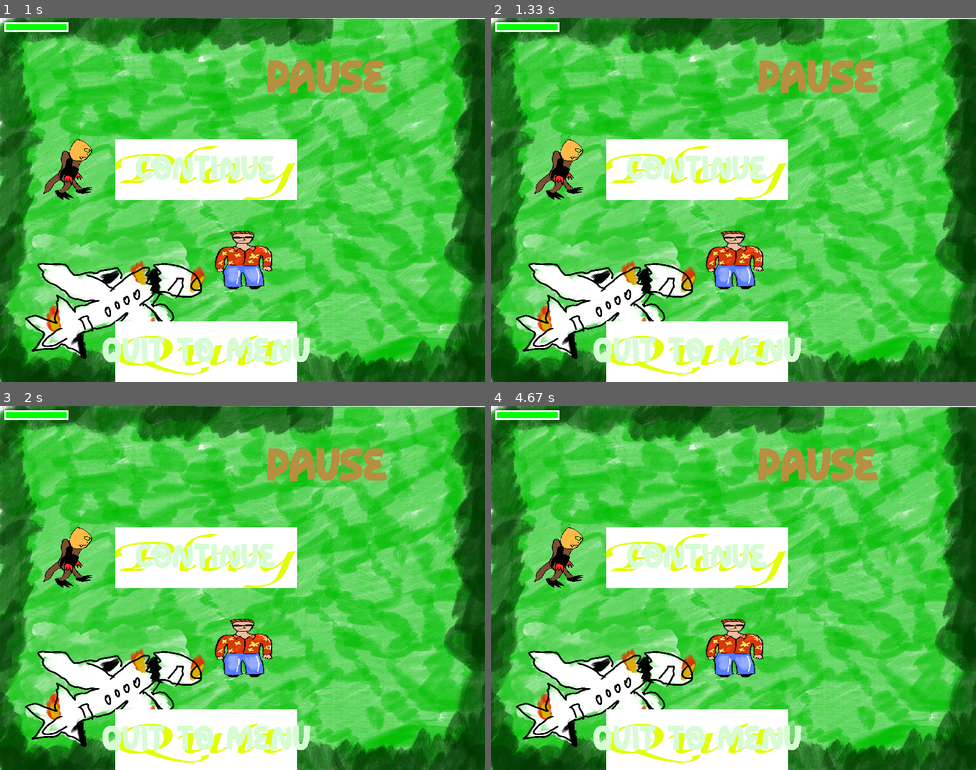
Above: before the commit, frames 1-4 (two rows, left to right).
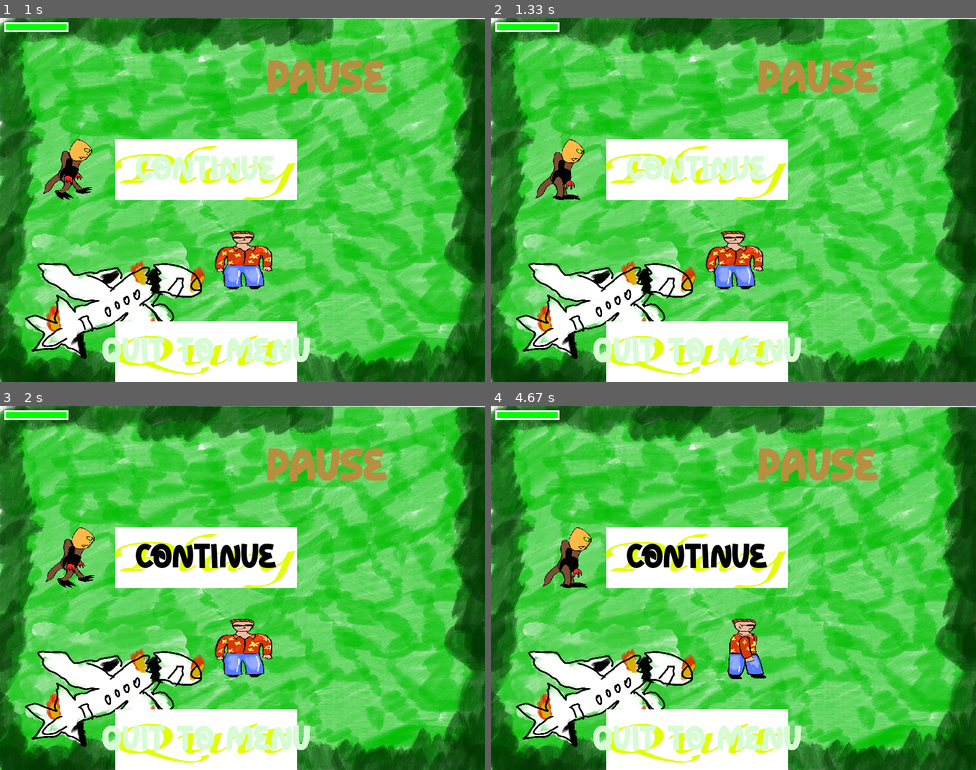
Above: after the commit, the same moments.

Repository: sartep1996/Final_Project_PyGame
Game: pygame game, started from main_menu.py
Same seed, same stepped clock (60 frames per second), same inputs: the game is played once before the commit and once after it.
Inputs (mouse positions are in pixels of both pictures, inside the frame that each line leads up to):
- Up to frame 1 (1 s): click "PLAY" at 0.38 s; hold P from 0.67 s (still down); hold D from 0.67 s (still down); move the mouse to (223, 214) at 0.7 s
- Up to frame 2 (1.33 s): release P at 1.13 s; release D at 1.13 s; hold P from 1.17 s (still down)
- Up to frame 3 (2 s): release P at 1.63 s; click "CONTINUE" at 1.72 s
- Up to frame 4 (4.67 s): click (583, 675) at 2.05 s; click "CONTINUE" at 2.38 s; hold P 2.67-3.13 s; hold D 2.67-3.13 s; hold P 3.17-3.63 s; hold D 3.17-3.63 s; click (617, 515) at 3.72 s; click "CONTINUE" at 4.05 s; tap P at 4.33 s

Frame 1 is identical in both runs. In frame 2, 0.6% of the frame differs, in the area x 8-80%, y 11-95%; in frame 3, 1.7%; in frame 4, 3.6%.

Commit message:
continue working on pause function

Diff:
--- a/pause.py
+++ b/pause.py
@@ -9,7 +9,7 @@
     pg.init()
     paused = True
 
-    def get_font(size): # Returns Press-Start-2P in the desired size
+    def get_font(size):
         return pg.font.Font('assets/fonts/Rhuma Sinera Regular.ttf', size)
 
 
@@ -36,19 +36,33 @@
     SCREEN.blit(PAUSE_MENU_TEXT, PAUSE_MENU_RECT)
 
     while paused:
+        PAUSE_MENU_MOUSE_POS = pg.mouse.get_pos()
         for event in pg.event.get():
             if event.type == pg.QUIT:
                 pg.quit()
+                return False
+            if event.type == pg.KEYDOWN:
+                if event.key == pg.K_p:
+                    paused = False
+                    return True
+
+
+
+
             if event.type == pg.MOUSEBUTTONDOWN:
                 if CONTINUE_BUTTON.checkForInput(PAUSE_MENU_MOUSE_POS):
-                    pause(screen)
+                    paused = False
+
 
                 if QUIT_TO_MENU.checkForInput(PAUSE_MENU_MOUSE_POS):
                     return
 
         screen.blit(PAUSE_MENU_TEXT, PAUSE_MENU_RECT)
+        CONTINUE_BUTTON.changeColor(PAUSE_MENU_MOUSE_POS)
         CONTINUE_BUTTON.update(screen)
+        QUIT_TO_MENU.changeColor(PAUSE_MENU_MOUSE_POS)
         QUIT_TO_MENU.update(screen)
+
 
         pg.display.update()
 
